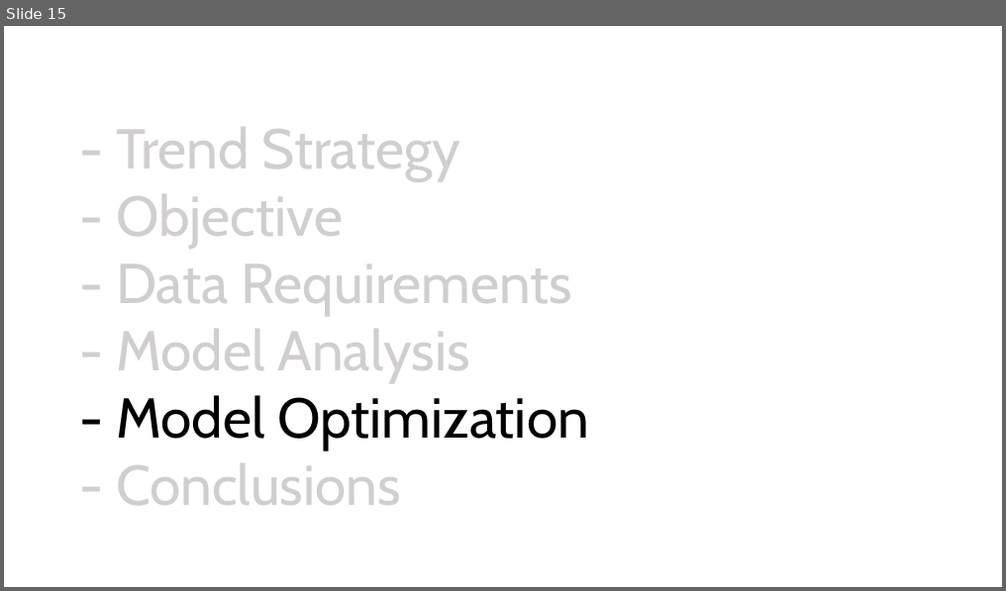
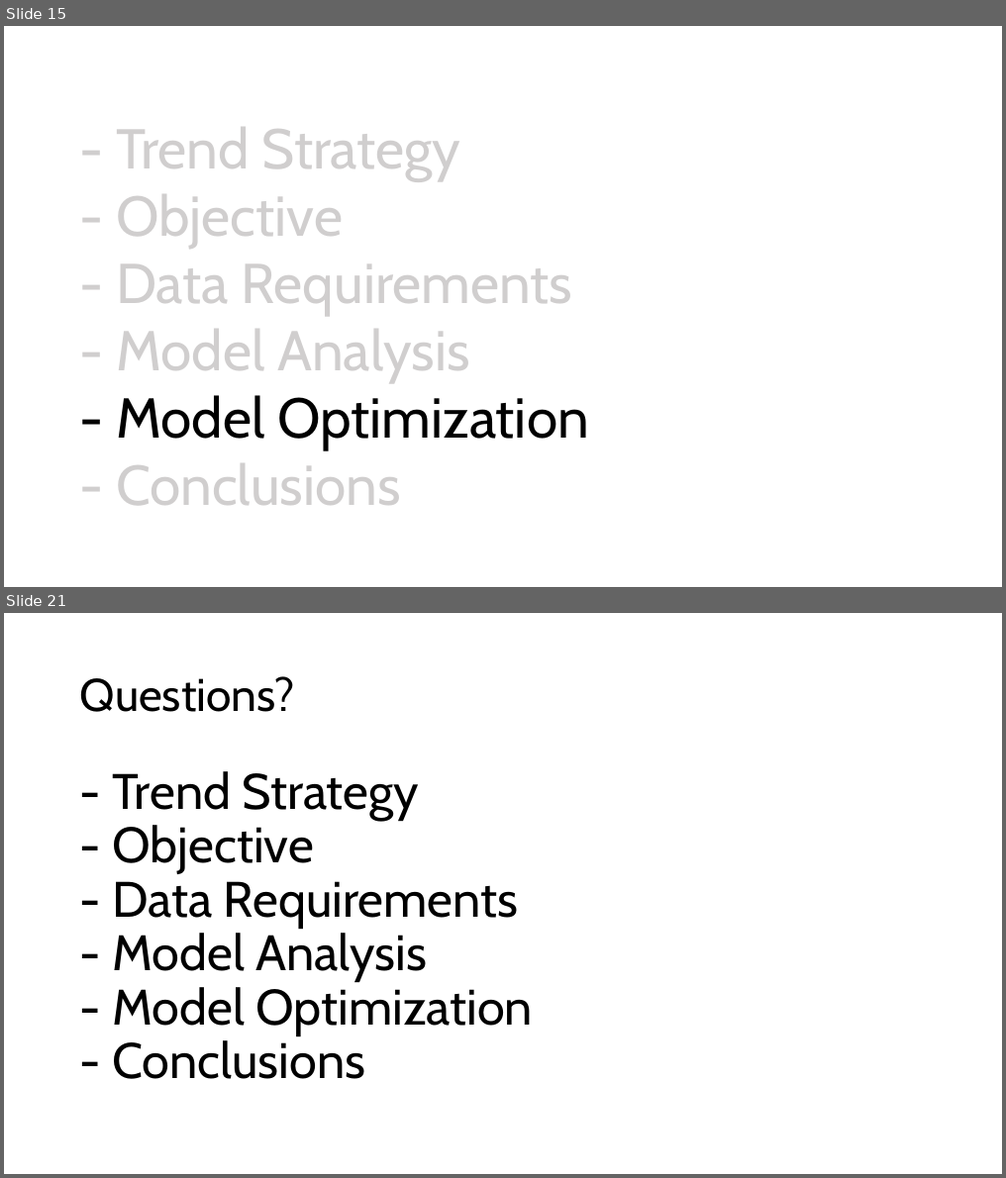
Before and after one commit to christian-ruiz/comp-642, a slide deck: final_project/Analysis of Common Trend Strategies Using ML - Christian Ruiz.pptx. Shown one above the other, each under a label of ours: slide 15 before the commit, slides 15 and 21 after it; the slides between them are not shown. The pictures are 1006x591 and 1006x1178 pixels, drawn with LibreOffice and Linux fonts; fonts in the diff are those of the drawing. Boxes give left, top, right and bottom in pixels: in the first picture for what was removed or moved away, otherwise in the second. Text is boxed around its words. In the diff, an @@ line names an element or a change of style, - is before the commit and + after.

```diff
--- a/final_project/Analysis of Common Trend Strategies Using ML - Christian Ruiz.pptx
+++ b/final_project/Analysis of Common Trend Strategies Using ML - Christian Ruiz.pptx
@@ slide 21 added at box(4, 613, 1002, 1174), background #FFFFFF @@
@@ title added at box(80, 676, 295, 712), 44 pt, text #000000 @@
+Questions?
@@ text added at box(113, 771, 534, 1079), 48 pt, text #000000 @@
+- Trend Strategy
+- Objective
+- Data Requirements
+- Model Analysis
+- Model Optimization
+- Conclusions
```
Also in this commit, not shown: 1 slide changed, 4 other slides added.
